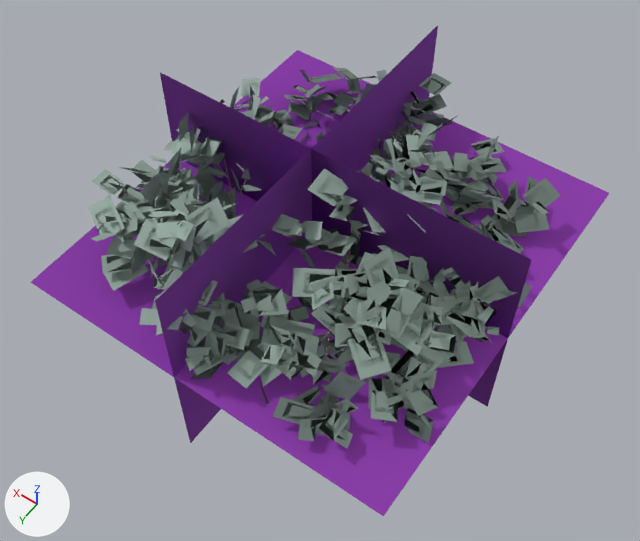
The glTF model data/models/board/vegetation/foliage-rocky.glb as it was, and as the next commit left it.
Rendered twice from a 50 mm camera at (-25.6, 34.9, 60.0) aimed at (-1.8, 1.5, 7.6). Every picture has the same lights, and +X, +Y and +Z are marked at lower left. The first picture is the older version. Where no turn or scale is listed for an object, it has been applied to the vertices. Vertices at exactly the same position are counted once.

In view in the first picture: 'foliage-rocky-lod0.001', 'foliage-rocky-lod1.001', 'foliage-rocky-lod2.001', 'foliage-rocky-lod3.001'.
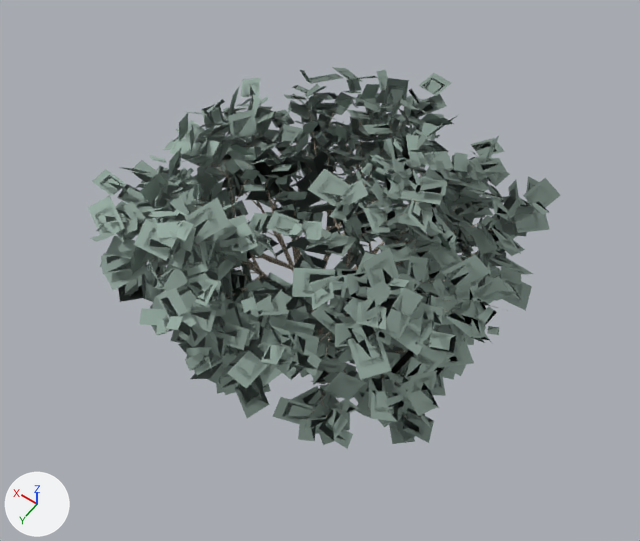
Pixel boxes [x1, y1, x2, y2] of what changed, in the pictures (640 x 541 px; the box of a moved part takes in the faces that stretch with it):
'foliage-rocky-lod3.001', reshaped, recoloured (not visible afterwards)
    before: [31, 25, 609, 516]
part 1 of me_foliage_rocky_lod3, moved or reshaped (not visible afterwards)
    before: [31, 50, 609, 516]
part 2 of me_foliage_rocky_lod3, recoloured (purple)
    before: [31, 25, 609, 516]

Patch to the scene script:
```diff
--- a/data/models/board/vegetation/foliage-rocky.glb.py
+++ b/data/models/board/vegetation/foliage-rocky.glb.py
@@ me_foliage_rocky_lod3 @@
 me_foliage_rocky_lod3.from_pydata(...)  # 12 vertices, 6 faces; spans x -16.5..13.6, y -16.6..15.6, z 0.0..18.0
 # used by ob_foliage_rocky_lod3_001; location = (0.0, 0.0, 0.0)
+# me_foliage_rocky_lod3 part 1: the loose piece of 4 vertices spanning x -16.5..13.6, y -16.6..15.6, z 9.4 is moved by (0.0, 0.0, 0.4)
+# me_foliage_rocky_lod3 part 2: 6 faces centred in x -6.5..3.6, y -5.9..4.9, z 6.0..12.0 are repainted in the vertex colours; the middle colour goes from purple #cc58ff to pink #fa38cc
 me_foliage_rocky_lod3.materials.append(mat_impostor)
```
